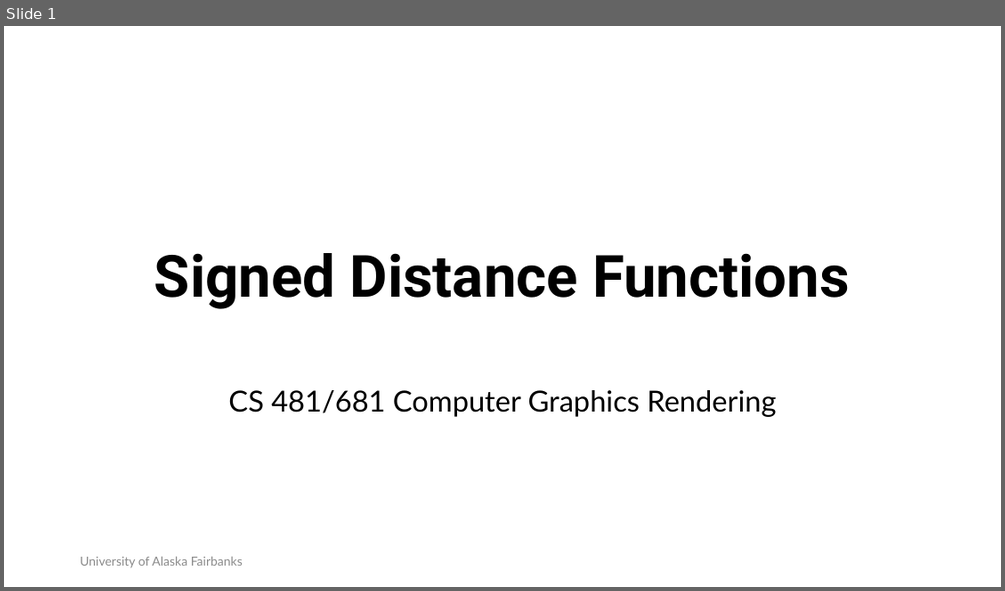
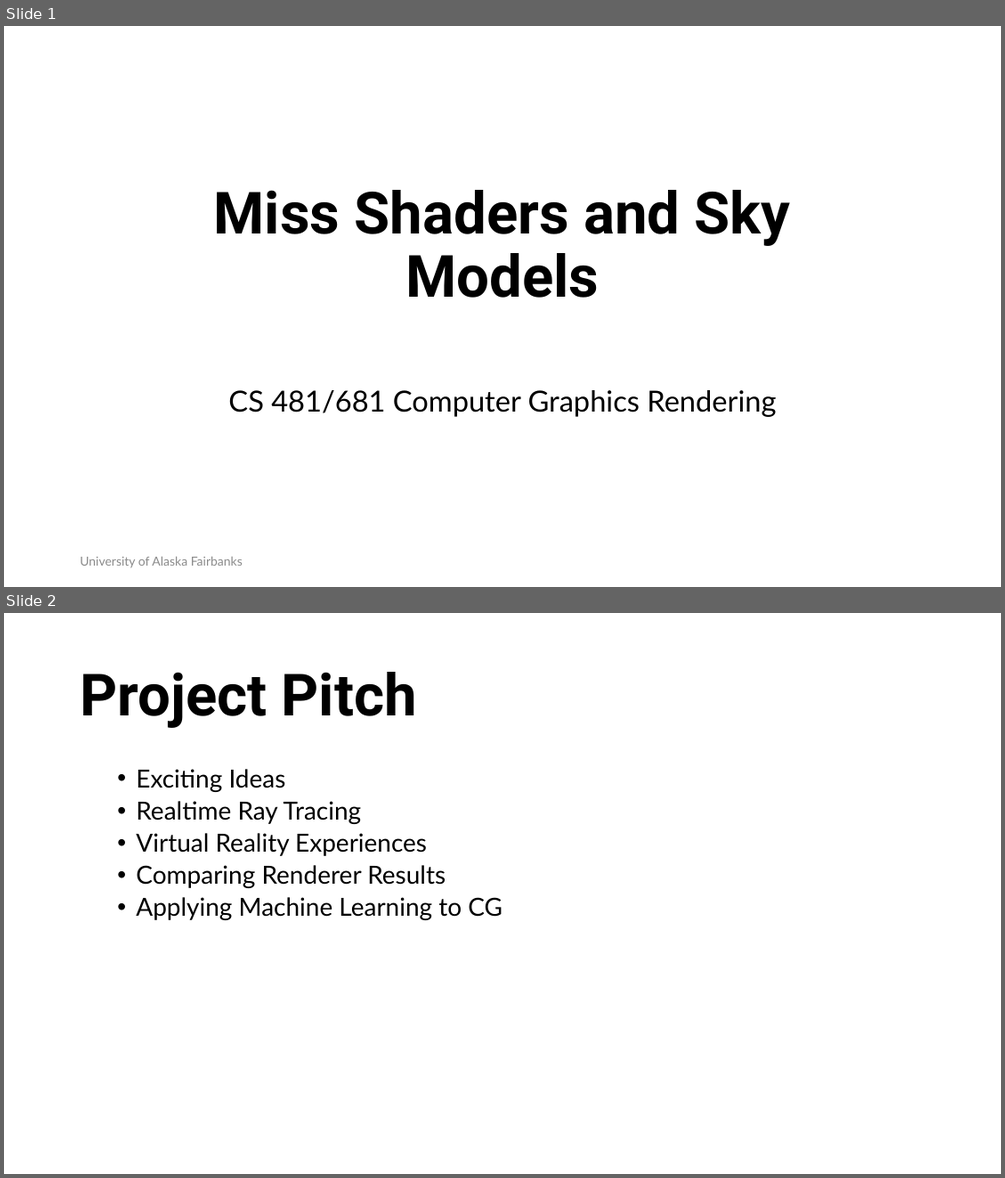
Before and after one commit to RahidZaman/cs481681-cgr, a slide deck: slides/pptx/week04.pptx. Shown one above the other, each under a label of ours: slide 1 before the commit, slides 1 and 2 after it. The pictures are 1005x591 and 1005x1178 pixels, drawn with LibreOffice and Linux fonts; fonts in the diff are those of the drawing; background and template pictures are left out. Boxes give left, top, right and bottom in pixels: in the first picture for what was removed or moved away, otherwise in the second. Text is boxed around its words. In the diff, an @@ line names an element or a change of style, - is before the commit and + after.

```diff
--- a/slides/pptx/week04.pptx
+++ b/slides/pptx/week04.pptx
@@ slide 2 added at [4, 613, 1001, 1174], background #FFFFFF @@
@@ title added at [80, 672, 417, 728], 56 pt, text #000000, bold @@
+Project Pitch
@@ text added at [136, 769, 502, 920], 24 pt, text #000000 @@
+  • Exciting Ideas
+  • Realtime Ray Tracing
+  • Virtual Reality Experiences
+  • Comparing Renderer Results
+  • Applying Machine Learning to CG
@@ slide 1 changed as well @@
@@ title at [214, 190, 791, 297]: text changed @@
-Signed Distance Functions
+Miss Shaders and Sky Models
```
Also in this commit, not shown: 1 other slide changed, 13 other slides added, 2 slides removed, 40 other files.
